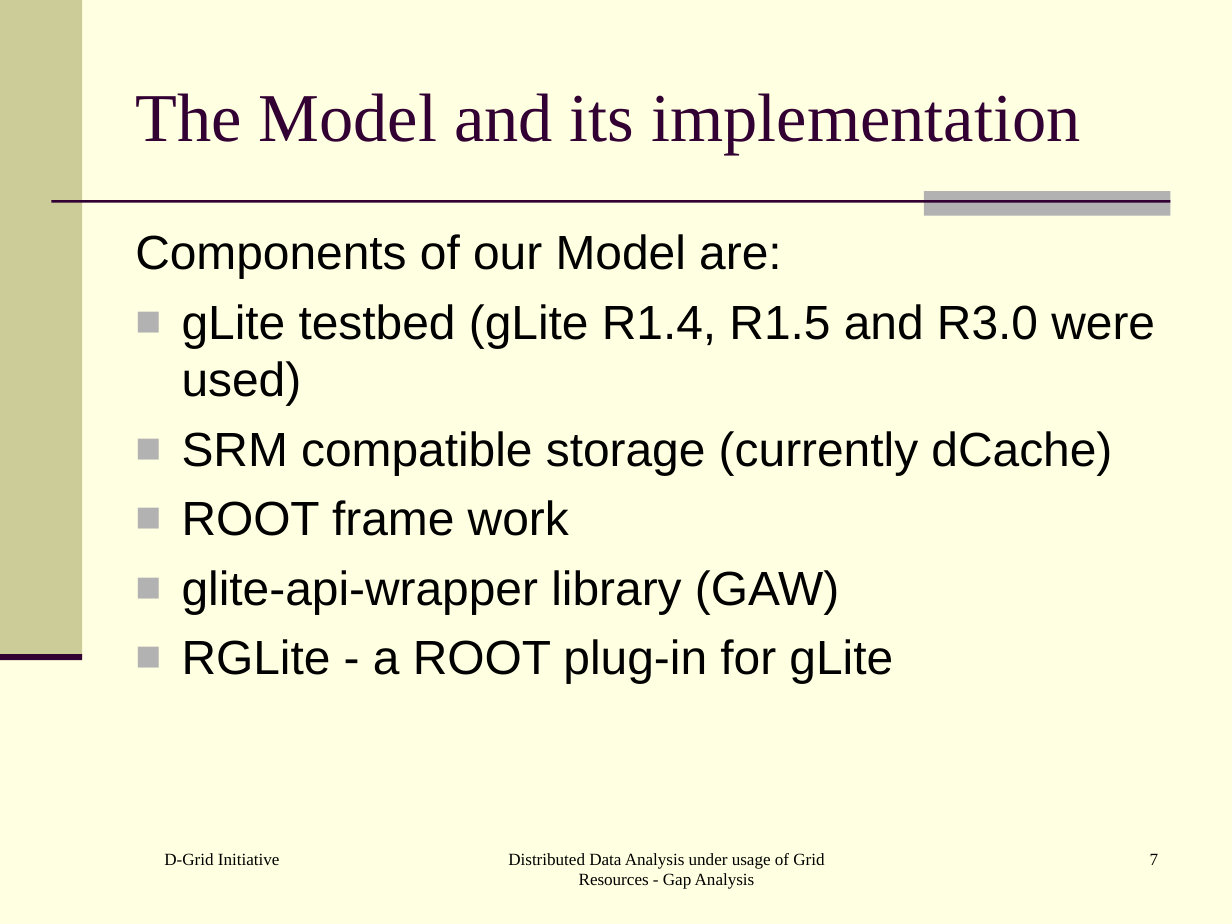
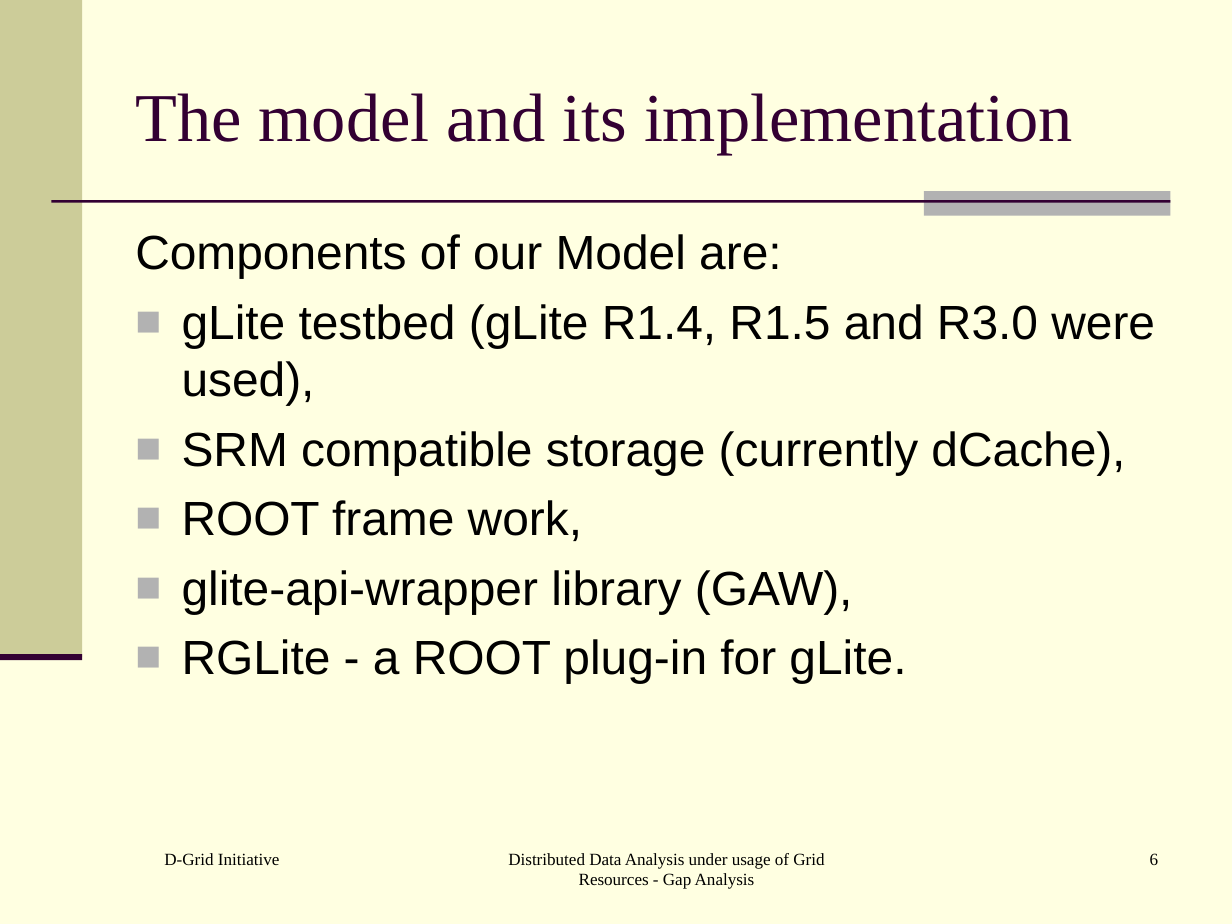
Before and after one commit to AnarManafov/PoDDocumentation, a slide deck: slide 6 of HEPCG-Workshops/2006-Nov/HEPCG-Workshops-2006-Nov.ppt (slide 7 before the commit). Drawn at 1232x924 pixels with LibreOffice and Linux fonts; fonts in the diff are those of the drawing. Boxes give left, top, right and bottom in pixels: in the first picture for what was removed or moved away, otherwise in the second. Text is boxed around its words. In the diff, an @@ line names an element or a change of style, - is before the commit and + after.

```diff
--- a/HEPCG-Workshops/2006-Nov/HEPCG-Workshops-2006-Nov.ppt
+++ b/HEPCG-Workshops/2006-Nov/HEPCG-Workshops-2006-Nov.ppt
@@ title at [135,93,1073,155]: text changed @@
-The Model and its implementation
+The model and its implementation
@@ text at [182,304,1155,683]: text changed @@
-■ gLite testbed (gLite R1.4, R1.5 and R3.0 were used)
-■ SRM compatible storage (currently dCache)
-■ ROOT frame work
-■ glite-api-wrapper library (GAW)
-■ RGLite - a ROOT plug-in for gLite
+■ gLite testbed (gLite R1.4, R1.5 and R3.0 were used),
+■ SRM compatible storage (currently dCache),
+■ ROOT frame work,
+■ glite-api-wrapper library (GAW),
+■ RGLite - a ROOT plug-in for gLite.
@@ page number at [1150,853,1159,865]: text changed @@
-7
+6
```
Also in this commit, not shown: 8 other slides changed, 1 slide removed, 1 other file.
